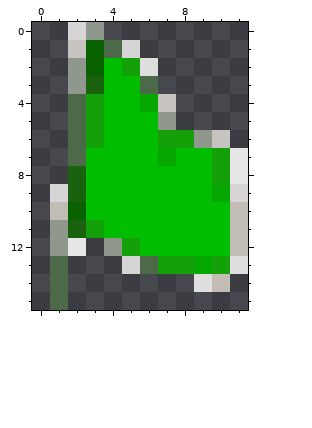
Pixel-art sprite -- lcpdb/src/png/Arbre/AC.png. The picture above was drawn from the file before the commit.
The file is 12x16 pixels.
After:
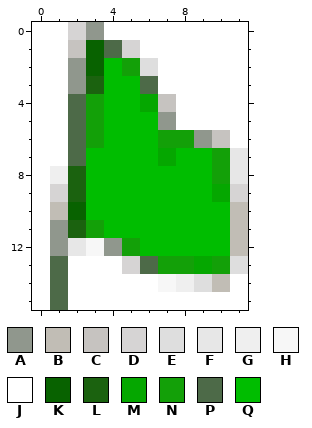
Palette (. is transparent): A #90978d  B #c1bdb5  C #c6c3c0  D #d6d4d4  E #dedede  F #e7e7e7  G #efefef  H #f7f7f7  J #ffffff  K #086200  L #1b620f  M #05a700  N #13a008  P #4d6a48  Q #00bd00
What changed:
y 0: x 0..1 .. -> JJ; x 4..11 ........ -> JJJJJJJJ
y 1: x 0..1 .. -> JJ; x 6..11 ...... -> JJJJJJ
y 2..3: x 0..1 .. -> JJ; x 7..11 ..... -> JJJJJ
y 4..5: x 0..1 .. -> JJ; x 8..11 .... -> JJJJ
y 6: x 0..1 .. -> JJ; x 11 . -> J
y 7: x 0..1 .. -> JJ
y 8: x 0..1 .. -> JG
y 9..11: x 0 . -> J
y 12: x 0 . -> J; x 3 . -> H
y 13: x 0 . -> J; x 2..4 ... -> JJJ
y 14: x 0 . -> J; x 2..8 ....... -> JJJJJHG; x 11 . -> J
y 15: x 0 . -> J; x 2..11 .......... -> JJJJJJJJJJ
